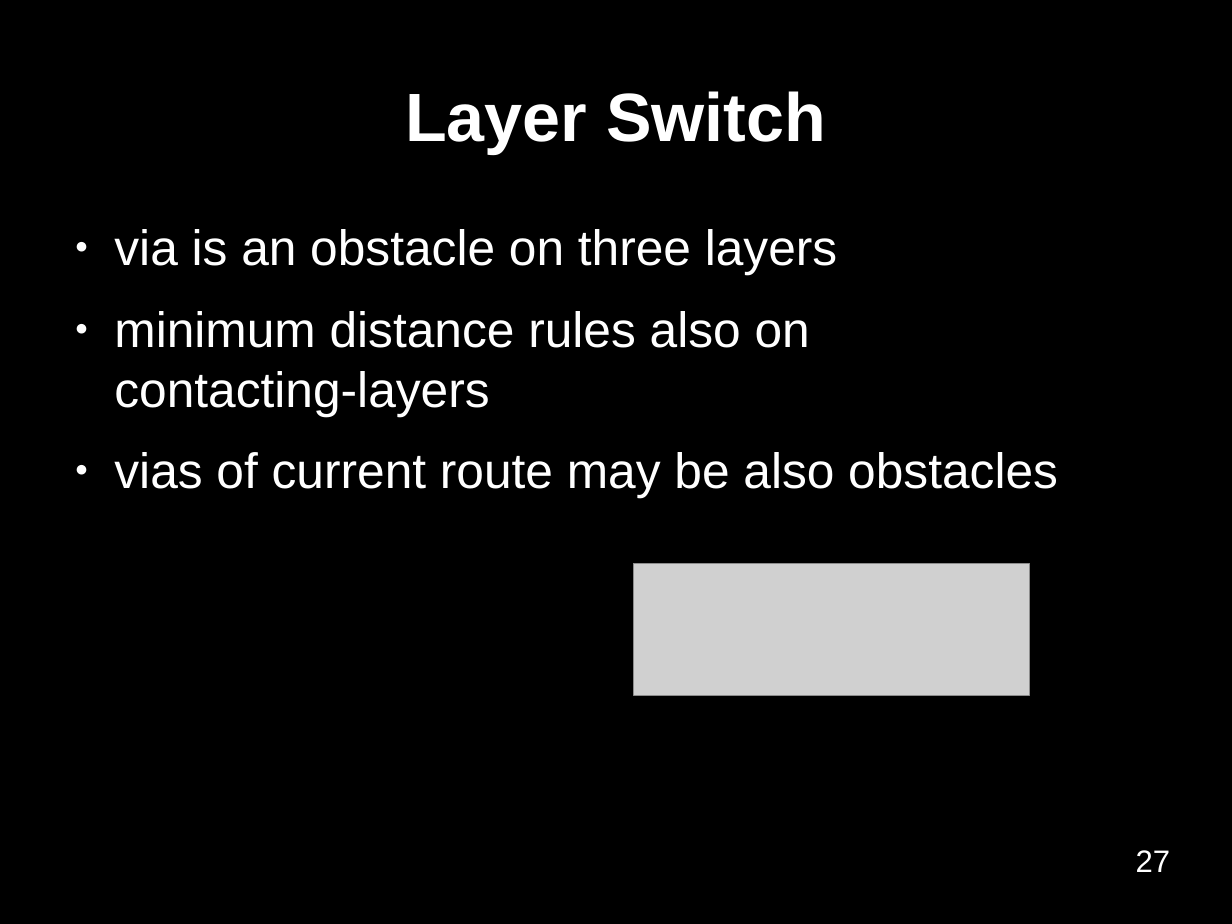
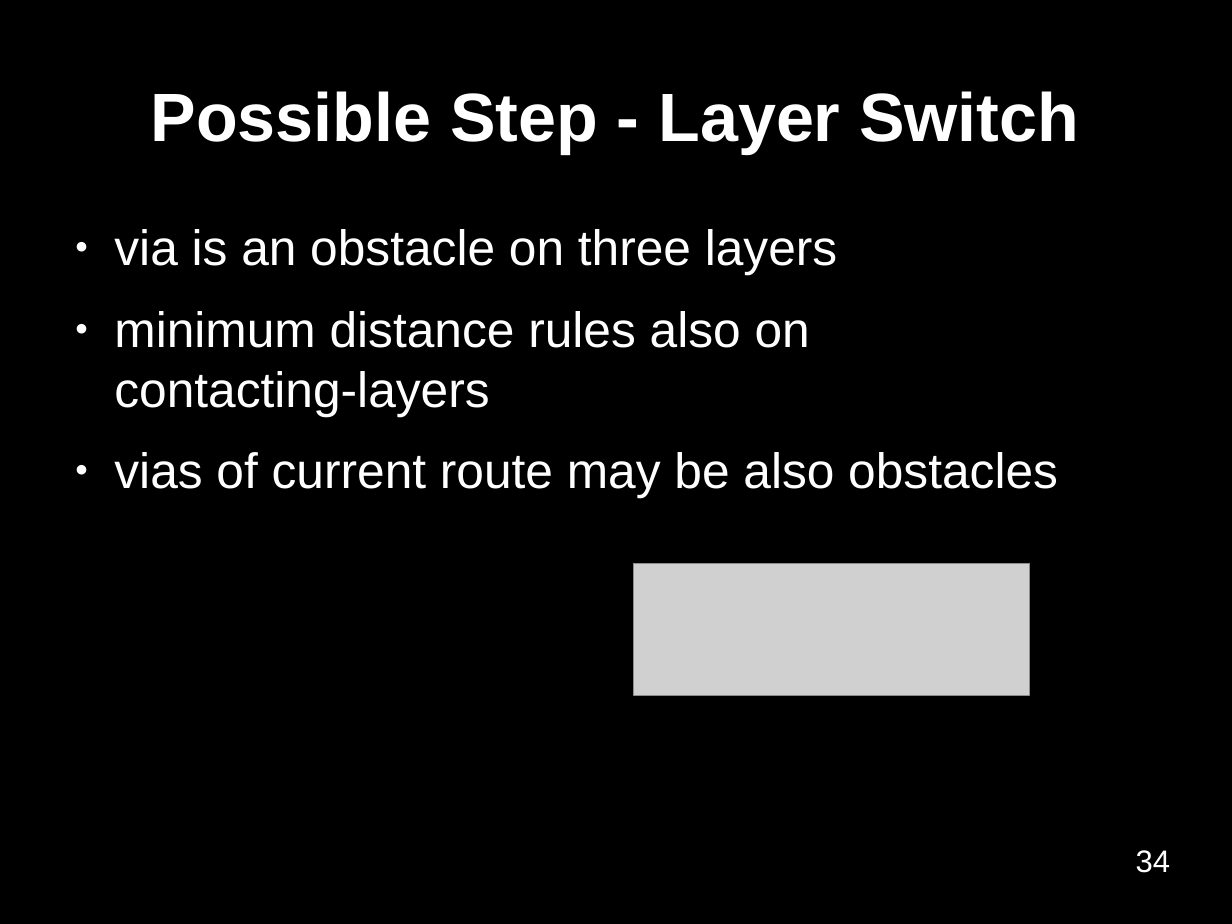
Before and after one commit to benediktibk/bachelorthesis, a slide deck: slide 34 of presentation.odp (slide 27 before the commit). Drawn at 1232x924 pixels with LibreOffice and Linux fonts; fonts in the diff are those of the drawing; grey boxes stand for pictures; background and template pictures are left out. Boxes give left, top, right and bottom in pixels: in the first picture for what was removed or moved away, otherwise in the second. Text is boxed around its words. In the diff, an @@ line names an element or a change of style, - is before the commit and + after.

```diff
--- a/presentation.odp
+++ b/presentation.odp
@@ title at <box>151,91,1079,153</box>: text changed @@
-Layer Switch
+Possible Step - Layer Switch
@@ page number at <box>1136,850,1171,873</box>: text changed @@
-27
+34
```
Also in this commit, not shown: 8 other slides changed, 10 slides added, 2 slides removed.
